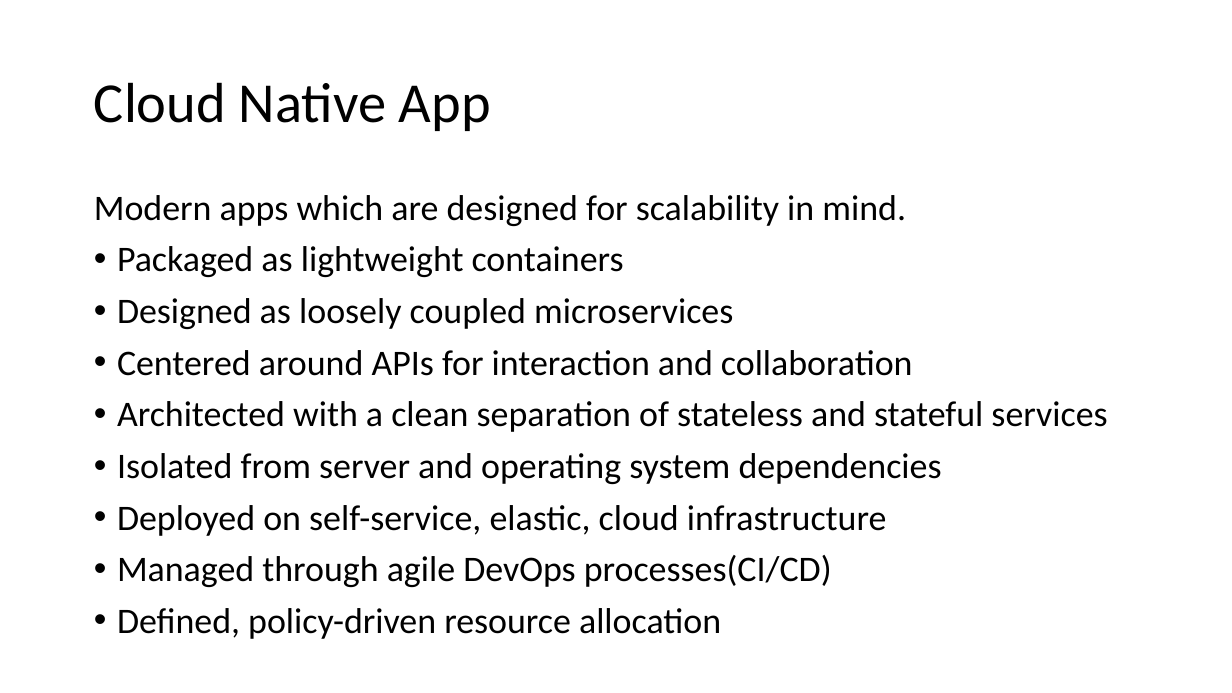
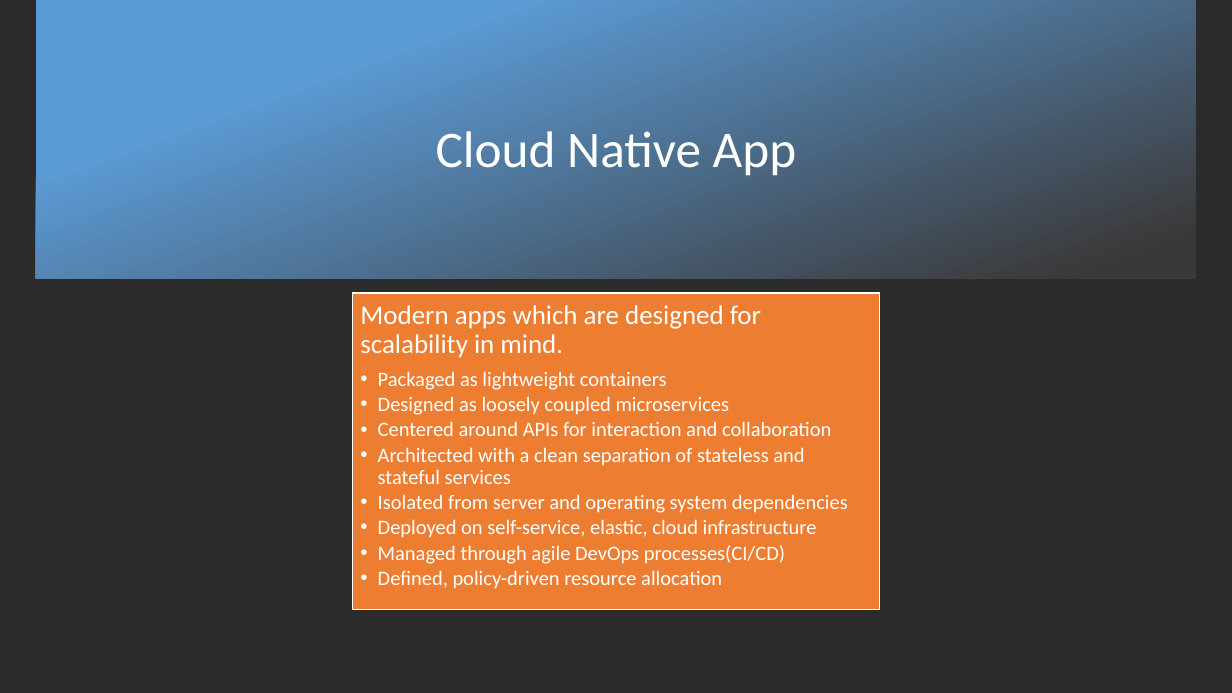
Before and after one commit to nnikunj/fdp, a slide deck: slide 3 of CloudNativeApps.pptx. Drawn at 1232x693 pixels with LibreOffice and Linux fonts; fonts in the diff are those of the drawing; background and template pictures are left out; a plain dark background stands for a picture behind light text. Boxes give left, top, right and bottom in pixels: in the first picture for what was removed or moved away, otherwise in the second. Text is boxed around its words. In the diff, an @@ line names an element or a change of style, - is before the commit and + after.

```diff
--- a/CloudNativeApps.pptx
+++ b/CloudNativeApps.pptx
@@ background #FFFFFF to picture (left out) @@
@@ rectangle added at (36,0,1197,278), fill gradient #5B9BD5 to #3B3838 @@
@@ title "Cloud Native App": place and size @@
-title "Cloud Native App" at (94,82,491,131)
+title "Cloud Native App" at (436,131,797,176)
@@ title "Cloud Native App" at (436,131,797,176): size 44 to 40 pt, text colour #000000 to #FFFFFF; alignment left to centre @@
@@ text "Modern apps which are designed ...": place and size @@
-text "Modern apps which are designed ..." at (94,195,1107,639)
+text "Modern apps which are designed ..." at (360,305,848,589)
@@ text "Modern apps which are designed ..." at (360,305,848,589): size 28 to 21 pt in "Modern apps which are designed for scalability ..."; text colour #000000 to #FFFFFF; size 28 to 16 pt in "Packaged as lightweight containers", "Designed as loosely coupled microservices", "Centered around APIs for interaction and collaboration", "Architected with a clean separation of stateless ..." and 4 more places; less space between paragraphs; list level 1 to 2 in "Packaged as lightweight containers"; list level 1 to 2 in "Designed as loosely coupled microservices"; list level 1 to 2 in "Centered around APIs for interaction ..."; list level 1 to 2 in "Architected with a clean separation ..."; list level 1 to 2 in "Isolated from server and operating ..."; list level 1 to 2 in "Deployed on self-service, elastic, cloud ..."; list level 1 to 2 in "Managed through agile DevOps processes(CI/CD)"; list level 1 to 2 in "Defined, policy-driven resource allocation" @@
@@ rectangle added at (352,293,880,609), fill #ED7D31, outline #FFFFFF 1 pt @@
```
Also in this commit, not shown: 3 other slides changed, 1 slide added.
